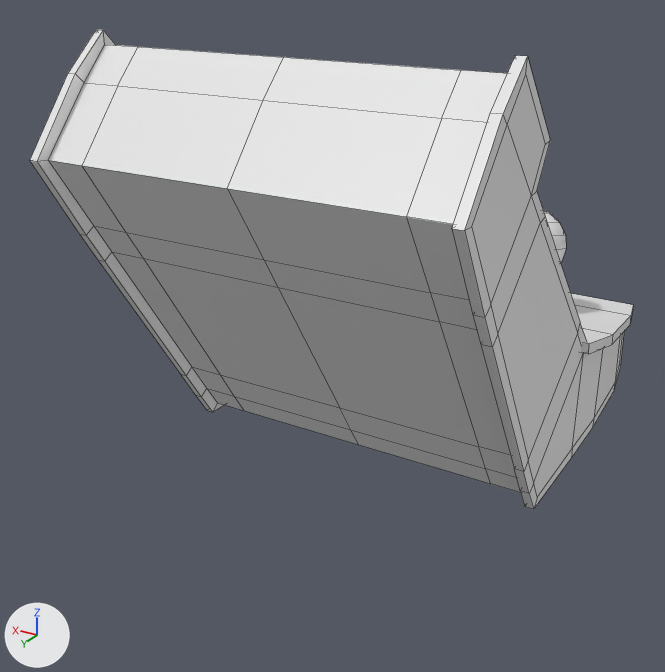
What one commit did to the FBX model Graph/Background/BG_ArcadeMachine_01.fbx.
Before and after are seen from a 50 mm lens placed at (-2.11, 4.57, 2.55), pointed at (0.19, 0.74, 0.64). Arrows for +X, +Y and +Z are at lower left; the lights stay in place. Mesh edges are drawn as thin lines. Where no turn or scale is listed for an object, it has been applied to the vertices.

Objects in the first picture: 'BG_ArcadeMachine_01'.
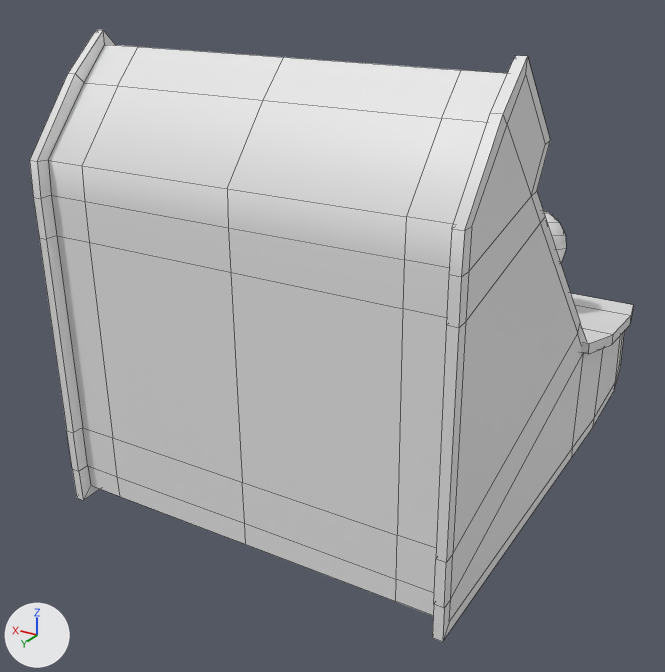
Changed parts and their boxes [x1, y1, x2, y2] in the pictures (665 x 672 px; the box of a moved part takes in the faces that stretch with it):
```json
{"object": "BG_ArcadeMachine_01", "change": "reshaped", "before": [30, 30, 633, 509], "after": [30, 30, 633, 642], "on screen": "28% taller"}
{"part": 1, "of": "me_cube_002", "change": "moved or reshaped", "before": [30, 160, 583, 509], "after": [30, 160, 583, 642]}
{"part": 2, "of": "me_cube_002", "change": "shading changed", "before": [30, 30, 633, 458], "after": [30, 30, 633, 458]}
```

Scene script edits in JSON lines:
```json
{"block": "me_cube_002", "where": "me_cube_002.from_pydata(...)  # 838 vertices, 808 faces; spans x -1.04..1.04, y -1.09..1.89, z -0.01..2.19"}
{"block": "me_cube_002", "where": "# used by ob_bg_arcademachine_01; location = (0.0, 0.0, 0.0)"}
{"block": "me_cube_002", "change": "me_cube_002 part 1: 55 of 838 vertices moved; they spanned x -1.0..1.0, y 0.77..1.65, z 0.01..1.34 and now span x -1.0..1.0, y 1.81..1.89, z -0.01..1.53; mean shift (0.0, 0.68, 0.08); largest move (1.0, 0.82, 0.01) -> (1.0, 1.87, -0.01)"}
{"block": "me_cube_002", "change": "me_cube_002 part 2: edges marked sharp go from 527 to 521"}
```
